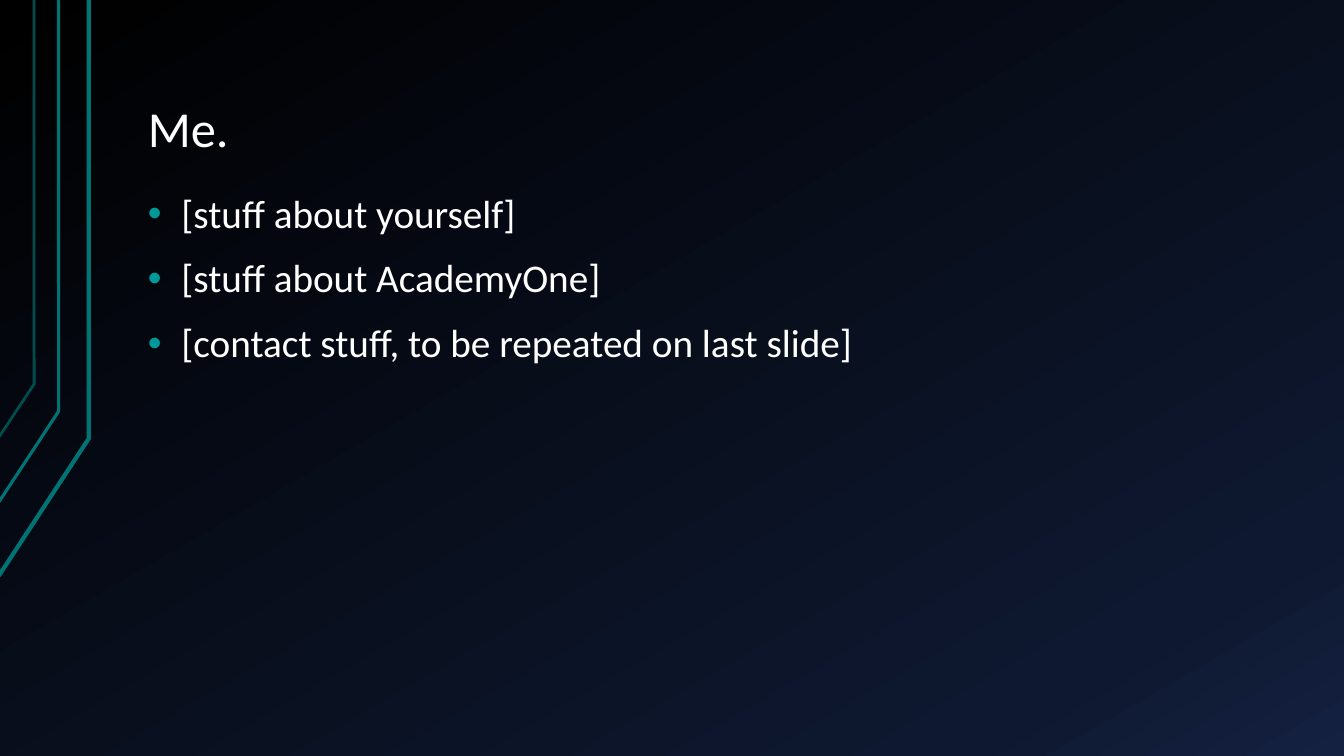
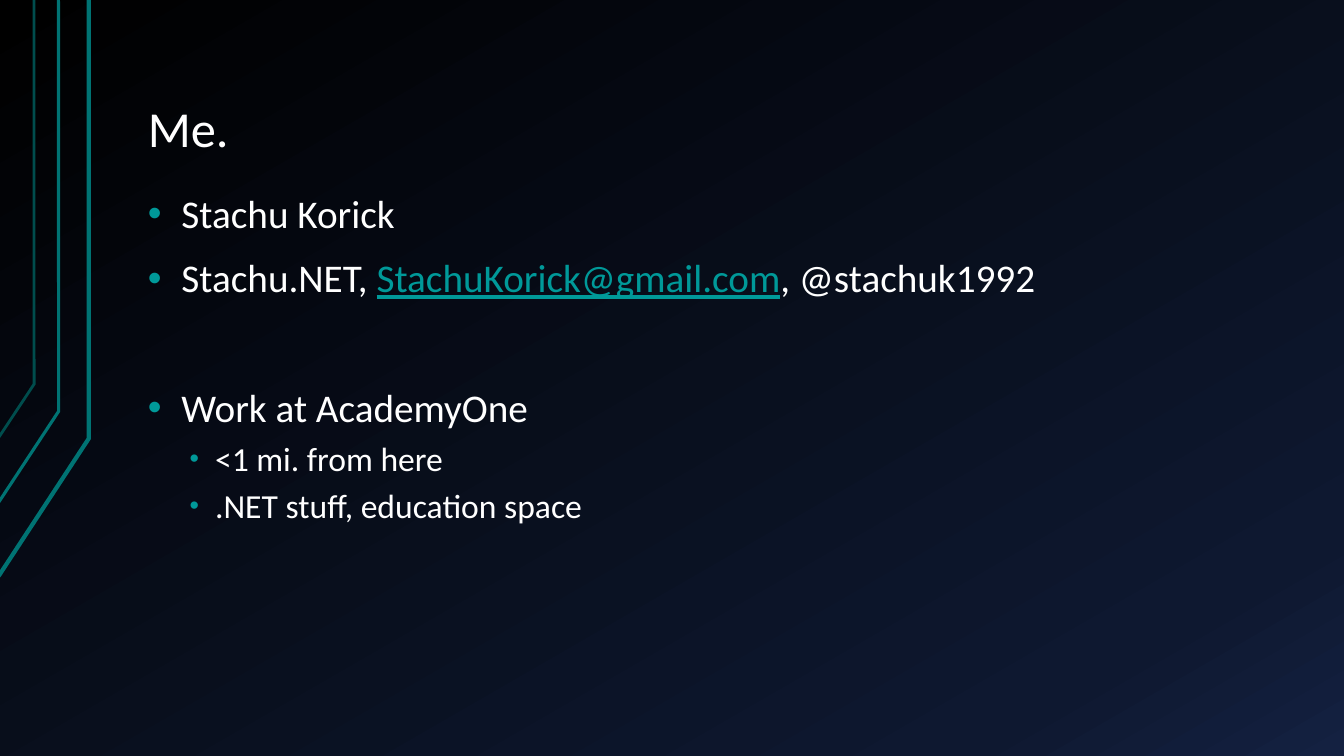
Before and after one commit to StachuDotNet/Guesstimate_talk, a slide deck: slide 2 of Assets/talk.pptx. Drawn at 1344x756 pixels with LibreOffice and Linux fonts; fonts in the diff are those of the drawing. Boxes give left, top, right and bottom in pixels: in the first picture for what was removed or moved away, otherwise in the second. Text is boxed around its words. In the diff, an @@ line names an element or a change of style, - is before the commit and + after.

```diff
--- a/Assets/talk.pptx
+++ b/Assets/talk.pptx
@@ text at box(181, 200, 1035, 524): text changed @@
-• [stuff about yourself]
-• [stuff about AcademyOne]
-• [contact stuff, to be repeated on last slide]
+• Stachu Korick
+• Stachu.NET, StachuKorick@gmail.com, @stachuk1992
+• Work at AcademyOne
+  • <1 mi. from here
+  • .NET stuff, education space
```
Also in this commit, not shown: 7 other slides changed, 2 slides added, 3 slides removed, 5 other files.
